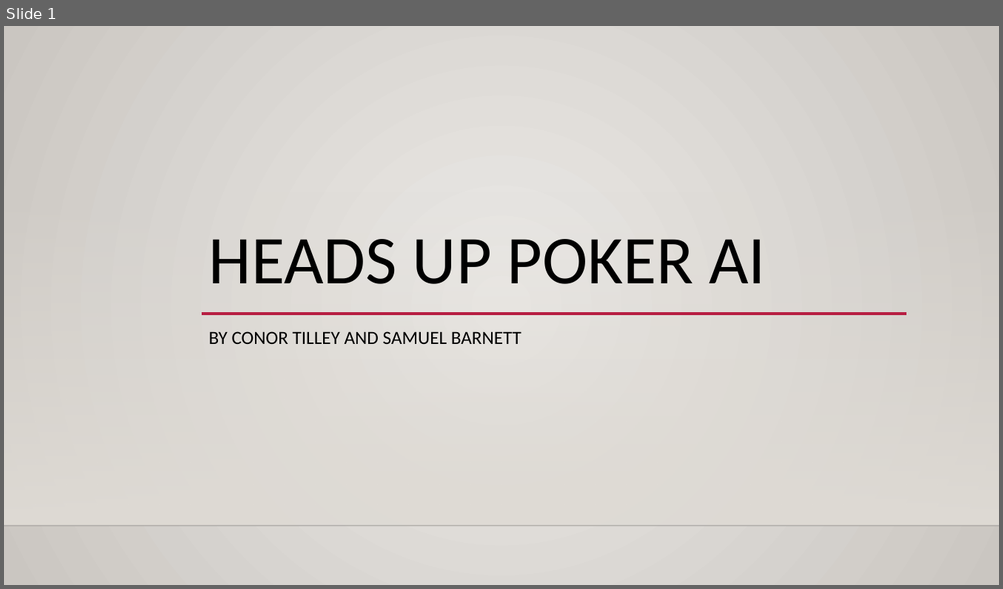
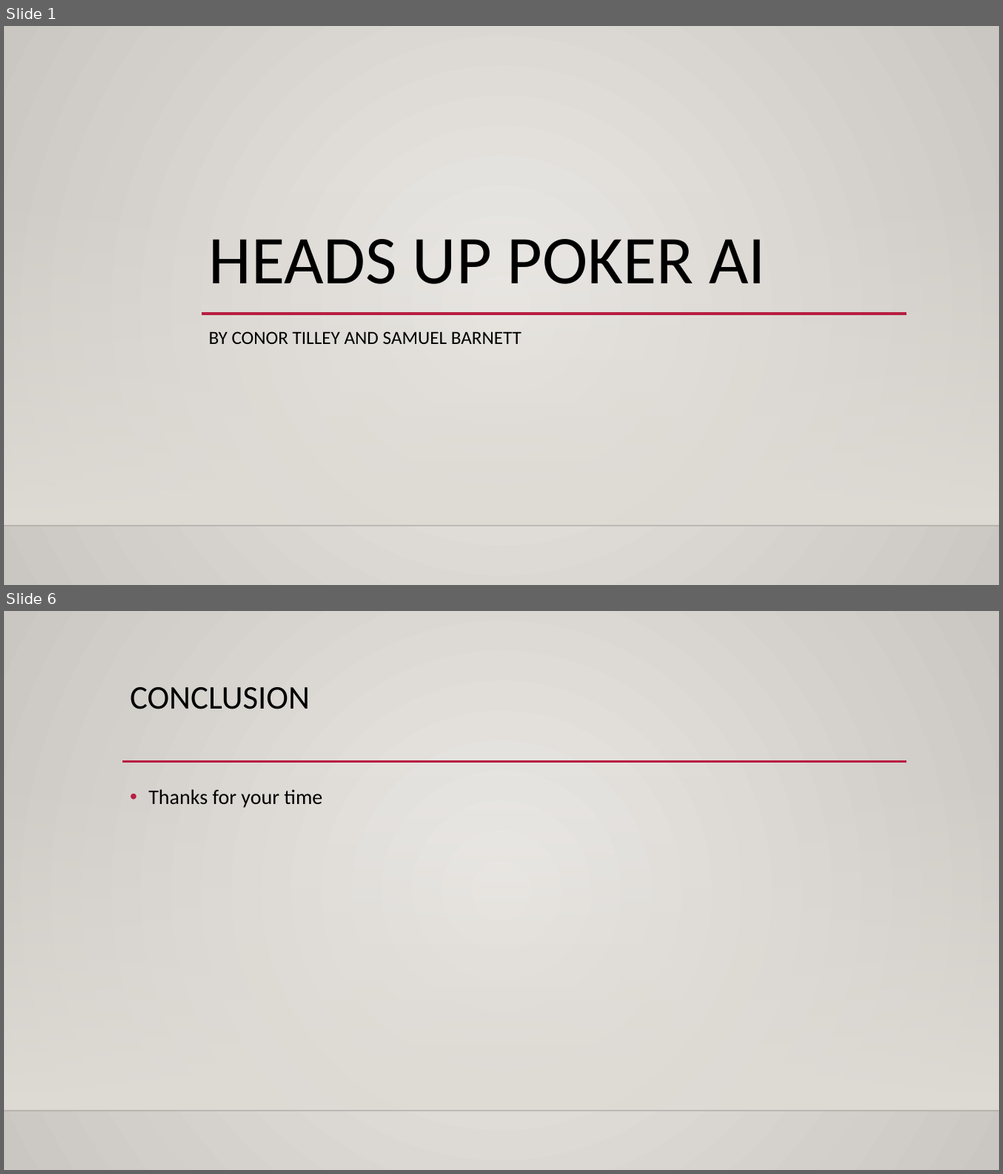
Before and after one commit to Tilley02/Poker-AI, a slide deck: powerpoint/poker ai presentation.pptx. Shown one above the other, each under a label of ours: slide 1 before the commit, slides 1 and 6 after it; the slides between them are not shown. The pictures are 1003x589 and 1003x1174 pixels, drawn with LibreOffice and Linux fonts; fonts in the diff are those of the drawing; background and template pictures are left out. Boxes give left, top, right and bottom in pixels: in the first picture for what was removed or moved away, otherwise in the second. Text is boxed around its words. In the diff, an @@ line names an element or a change of style, - is before the commit and + after.

```diff
--- a/powerpoint/poker ai presentation.pptx
+++ b/powerpoint/poker ai presentation.pptx
@@ slide 6 added at <box>4,611,999,1170</box>, background gradient #ECEAE7 to #CAC7C1; not listed: 2 template elements that a slide beside it also shows @@
@@ title added at <box>130,687,310,709</box>, 32 pt, text #000000 @@
+CONCLUSION
@@ line added from (122, 762) to (907, 762), #B71E42 2.5 pt @@
@@ text added at <box>148,789,322,808</box>, 20 pt, text #000000 @@
+• Thanks for your time
```
Also in this commit, not shown: 4 slides changed, 1 slide removed, 1 other file.
